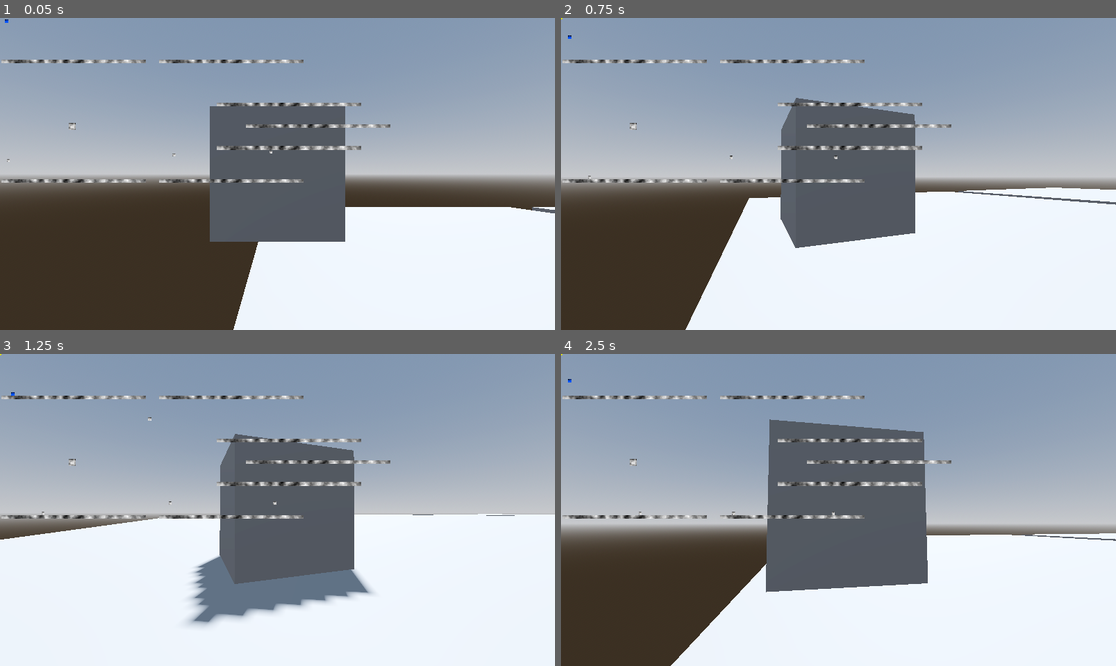
Above: before the commit, frames 1-4 (two rows, left to right).
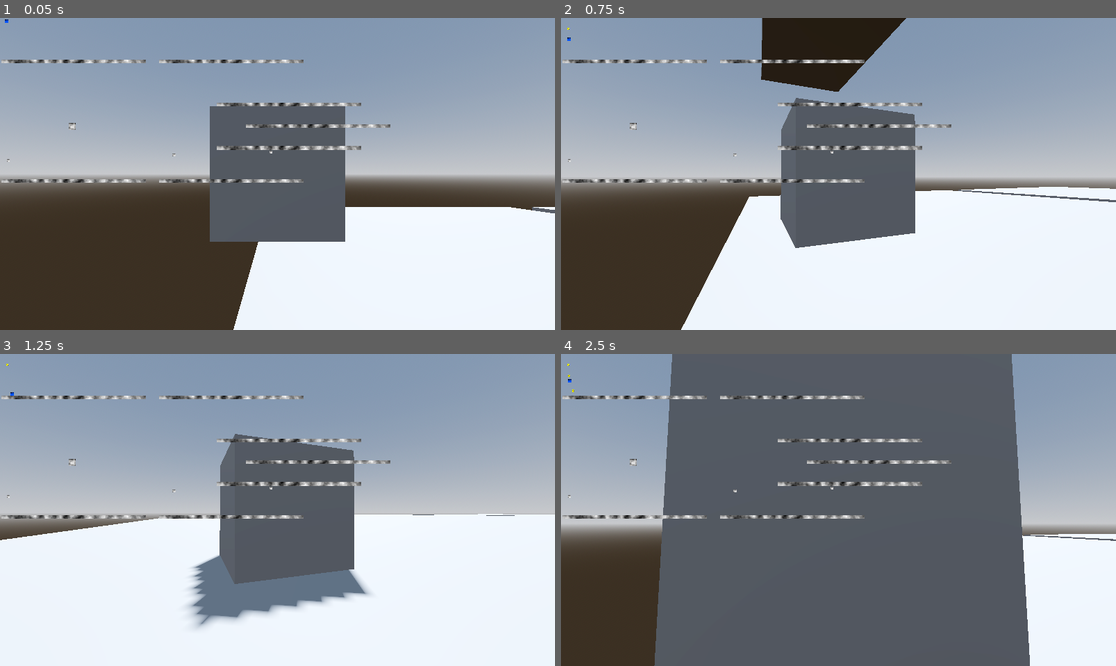
Above: after the commit, the same moments.

Repository: ruapotato/the-spacetime-platformer
Game: Godot game, scene res://space_time.tscn
The game is run twice, just before and just after one commit, with the same random seed, the same clock (stepped at 60 frames per second) and the same inputs.
Inputs (mouse positions are in pixels of both pictures, inside the frame that each line leads up to):
- Up to frame 1 (0.05 s): no input
- Up to frame 2 (0.75 s): tap Enter (ui_accept) at 0.5 s; move the mouse to (866, 174) at 0.52 s; hold W (forward) from 0.53 s (still down); click (866, 174) at 0.6 s
- Up to frame 3 (1.25 s): keep holding W (forward); tap Space (jump) at 0.77 s
- Up to frame 4 (2.5 s): keep holding W (forward); move the mouse to (810, 510) at 1.27 s; click (810, 510) at 1.35 s; tap Space (jump) at 1.52 s; move the mouse to (849, 503) at 2.02 s; tap Mouse wheel up (zoom_in) at 2.1 s; click (849, 503) at 2.3 s

Frame 1 is identical in both runs. In frame 2, 4.9% of the frame differs, in the area x 0-100%, y 0-100%; in frame 3, 0.7%; in frame 4, 49%.
Error before the commit: Invalid operands 'Nil' and 'float' in operator '<'. (res://coin.gd:178)

Commit message:
Added fixed time, which was not easy

Diff:
--- a/John.gd
+++ b/John.gd
@@ -3,7 +3,7 @@
 const SPEED = 100.0
 const JUMP_VELOCITY = 6
 
-var direction = 1
+var state_data = {"direction": 1}
 # Get the gravity from the project settings to be synced with RigidBody nodes.
 var gravity = ProjectSettings.get_setting("physics/2d/default_gravity")
 var just_hit = 0
@@ -33,23 +33,23 @@
 
 	# Get the input direction and handle the movement/deceleration.
 	# As good practice, you should replace UI actions with custom gameplay actions.
-	if direction:
-		velocity.x = direction * SPEED
+	if state_data["direction"]:
+		velocity.x = state_data["direction"] * SPEED
 	else:
 		velocity.x = move_toward(velocity.x, 0, SPEED)
 
 	move_and_slide()
 
 func check_if_about_to_fall():
-	if direction > 0:
+	if state_data["direction"] > 0:
 		if len($ground_right_Area2D.get_overlapping_bodies()) == 0:
 			#print("need to flip!!!")
-			direction *= -1
+			state_data["direction"] *= -1
 			return
 	else:
 		if len($ground_left_Area2D.get_overlapping_bodies()) == 0:
 			#print("need to flip!!!")
-			direction *= -1
+			state_data["direction"] *= -1
 			return
 
 func _process(delta):
--- a/coin.gd
+++ b/coin.gd
@@ -172,12 +172,15 @@
 	#	draw_timeframe()
 	#	return
 	if birth_date > space_time.player_time_index:
-		print()
-		print(found_date)
-		print(space_time.player_time_index)
-		if found_date < space_time.player_time_index:
+		#print()
+		#print(found_date)
+		#print(space_time.player_time_index)
+		if not found_date:
 			draw_timeframe()
 		else:
-			timeframe_sprite.global_position = Vector2(-1000,-10000)
+			if found_date < space_time.player_time_index:
+				draw_timeframe()
+			else:
+				timeframe_sprite.global_position = Vector2(-1000,-10000)
 	clean_up()
 	draw_self()
--- a/gooman.gd
+++ b/gooman.gd
@@ -3,7 +3,8 @@
 const SPEED = 100.0
 const JUMP_VELOCITY = -400.0
 
-var direction = 1
+#var direction = 1
+var state_data = {"direction": 1}
 # Get the gravity from the project settings to be synced with RigidBody nodes.
 var gravity = ProjectSettings.get_setting("physics/2d/default_gravity")
 var just_hit = 0
@@ -37,23 +38,23 @@
 
 	# Get the input direction and handle the movement/deceleration.
 	# As good practice, you should replace UI actions with custom gameplay actions.
-	if direction:
-		velocity.x = direction * SPEED
+	if state_data["direction"]:
+		velocity.x = state_data["direction"] * SPEED
 	else:
 		velocity.x = move_toward(velocity.x, 0, SPEED)
 
 	move_and_slide()
 
 func check_if_about_to_fall():
-	if direction > 0:
+	if state_data["direction"] > 0:
 		if len($ground_right_Area2D.get_overlapping_bodies()) == 0:
 			#print("need to flip!!!")
-			direction *= -1
+			state_data["direction"] *= -1
 			return
 	else:
 		if len($ground_left_Area2D.get_overlapping_bodies()) == 0:
 			#print("need to flip!!!")
-			direction *= -1
+			state_data["direction"] *= -1
 			return
 func _process(delta):
 	if not space_time.rendering:
@@ -68,7 +69,7 @@
 func _on_hit_box_area_2d_area_entered(area):
 	if "gooman" in area.name:
 		if just_hit <= 0:
-			direction *= -1
-			area.get_parent().direction = direction * -1
+			state_data["direction"] *= -1
+			area.get_parent().state_data["direction"] = state_data["direction"] * -1
 			area.get_parent().just_hit = 1
 			just_hit = 1
--- a/player.gd
+++ b/player.gd
@@ -43,6 +43,7 @@
 		space_time.add_coin(global_position)
 
 func _physics_process(delta):
+	#print(space_time.z_time_index)
 	# Add the gravity.
 	if not is_on_floor():
 		velocity.y -= gravity * delta
--- a/space_time.gd
+++ b/space_time.gd
@@ -22,7 +22,8 @@
 
 
 func add_coin(loc):
-	z_time_index = -player_time_index
+	#z_time_index = -player_time_index
+	z_time_index = float(int(-player_time_index * 4))/4.0
 	var new_coin = coin.instantiate()
 	new_coin.birth_date = player_time_index
 	level.add_child(new_coin)
@@ -31,7 +32,7 @@
 	#new_coin.global_position.z = int(player.global_position.z)
 
 func get_time_pos():
-	return(-z_time_index)
+	return(float(int(-z_time_index * 4))/4.0)
 
 
 func _physics_process(delta):
--- a/space_time_obj.gd
+++ b/space_time_obj.gd
@@ -11,13 +11,15 @@
 var body
 var ttl = 100000
 var last_time_index = 0
-var spaces_to_remove = []
+var reusable_timeline = []
 var running = true
 var last_speed
 var static_body = null
 var active_body = null
 var space
 var level
+var z_time = 0
+var last_z_time = 0
 # Called when the node enters the scene tree for the first time.
 func _ready():
 	space_time =  get_space_time()
@@ -92,14 +94,23 @@
 		return(get_space_time(momma))
 
 func draw_self():
+	#if space_time.get_time_pos() in personal_timeline.keys():
+	#	return
 	var new_box_start_pos = Vector3()
 	new_box_start_pos.x = global_position.x/space_time.x_scale
 	new_box_start_pos.y = -global_position.y/space_time.y_scale
 	new_box_start_pos.z = space_time.get_time_pos()
-
-	var new_body = active_body.duplicate()
-	level.add_child(new_body)
-	new_body.global_position = new_box_start_pos
+	var new_body
+
+	if new_box_start_pos.z in personal_timeline.keys():
+		new_body = personal_timeline[new_box_start_pos.z][-1]
+		new_body.global_position = new_box_start_pos
+	#	return
+	else:
+	#if new_box_start_pos.z in reusable_timeline:
+		new_body = active_body.duplicate()
+		level.add_child(new_body)
+		new_body.global_position = new_box_start_pos
 	#new_body.set_deferred("global_position", new_box_start_pos)
 	#level.add_child.call_deferred(new_body)
 
@@ -110,7 +121,15 @@
 	#print()
 
 func get_best_time_index():
-	#print(last_time_index)
+	var guess = float(int(space_time.player_time_index * 4))/4.0
+	#print("time: " + str(guess))
+	if guess not in personal_timeline.keys():
+		#print("poo")
+		return(personal_timeline.keys()[0])
+	#return(personal_timeline.keys()[guess])
+	return(guess)
+	#print(guess)
+
 	if last_time_index >= len(personal_timeline.keys()):
 		if last_time_index == 0:
 			#draw_self()
@@ -134,13 +153,17 @@
 	#print(get_best_time_index())
 	if not static_body:
 		var timeframe_data = personal_timeline[get_best_time_index()]
+		#print("FRAME!!!")
+		#print(get_best_time_index())
+		#print("FRAMEdone!!!")
 		timeframe_sprite.global_position = timeframe_data[0]
 	else:
 		timeframe_sprite.global_position = global_position
 	#print()
 	#print(personal_timeline.keys())
 
-func after(this_time_index, by=10):
+func after(this_time_index, by=2):
+	return(this_time_index - .25)
 	var key_index = personal_timeline.keys().find(this_time_index)
 	if key_index +by >= len(personal_timeline.keys()):
 		return(after(this_time_index, by-1))
@@ -154,12 +177,14 @@
 	for i in range(time_index,len(personal_timeline)):
 		data_to_remove.append(personal_timeline.keys()[i])
 		#print("Remove " + str(i))
-	#print("Delete from: ")
-	#print(data_to_remove)
+	print("Delete from: ")
+	print(data_to_remove)
 	for dead_box in data_to_remove:
-		spaces_to_remove.append(personal_timeline[dead_box][-1])
+		reusable_timeline.append(dead_box)
+
+		#personal_timeline[dead_box][-1].queue_free()
 		#vt.do_box(personal_timeline[dead_box][-1][0], personal_timeline[dead_box][-1][1])
-		personal_timeline.erase(dead_box)
+		#personal_timeline.erase(dead_box)
 
 func retore_point(point_to_restore):
 	var point_data = personal_timeline[point_to_restore]
@@ -178,14 +203,26 @@
 		body.global_position = point_data[0]
 		body.global_rotation =  point_data[1]
 		body.velocity =  point_data[2]
+		body.state_data = point_data[3]
 		#personal_timeline[z_time] = [body.global_position, body.global_rotation, body.velocity, voxel_box]
 
+
+
+
 func record_time_index(pos, mesh_obj):
-	var z_time = pos.z
+	z_time = pos.z
+	var running_behind = z_time > last_z_time
+	last_z_time = z_time
+	#if len(personal_timeline) > 0:
+		#print(z_time)
+		#print(personal_timeline.keys()[-1])
+		#print()
 	if len(personal_timeline) > 0 and z_time > personal_timeline.keys()[-1]:
-		retore_point(get_best_time_index())
-		delete_timeline_forward()
-		#print("Shreenk")
+		if running_behind:
+			print("Shreenk1")
+			retore_point(get_best_time_index())
+			delete_timeline_forward()
+			print("Shreenk2")
 
 	if body is StaticBody2D:
 		#personal_timeline[z_time] = [body.global_position, body.global_rotation, Vector3(0,0,0), voxel_box]
@@ -194,13 +231,14 @@
 	if body is RigidBody2D:
 		personal_timeline[z_time] = [body.global_position, body.global_rotation, body.linear_velocity, mesh_obj]
 	if body is CharacterBody2D:
-		personal_timeline[z_time] = [body.global_position, body.global_rotation, body.velocity, mesh_obj]
+		personal_timeline[z_time] = [body.global_position, body.global_rotation, body.velocity, body.state_data.duplicate(true), mesh_obj]
 
 func clean_up():
 	for i in range(0,2):
-		if spaces_to_remove != []:
-			var needs_removed = spaces_to_remove.pop_front()
-			needs_removed.queue_free()
+		if reusable_timeline != []:
+			var needs_removed = reusable_timeline.pop_front()
+			print(needs_removed)
+			needs_removed.global_position = Vector3(0,0,0)
 			#if len(needs_removed) % 3 != 0:
 			#	clean_up()
 
@@ -220,8 +258,9 @@
 
 
 func _process(delta):
+	#print(personal_timeline.keys())
 	if active_body:
-		clean_up()
+		#clean_up()
 		#if running:
 		draw_self()
 		draw_timeframe()
